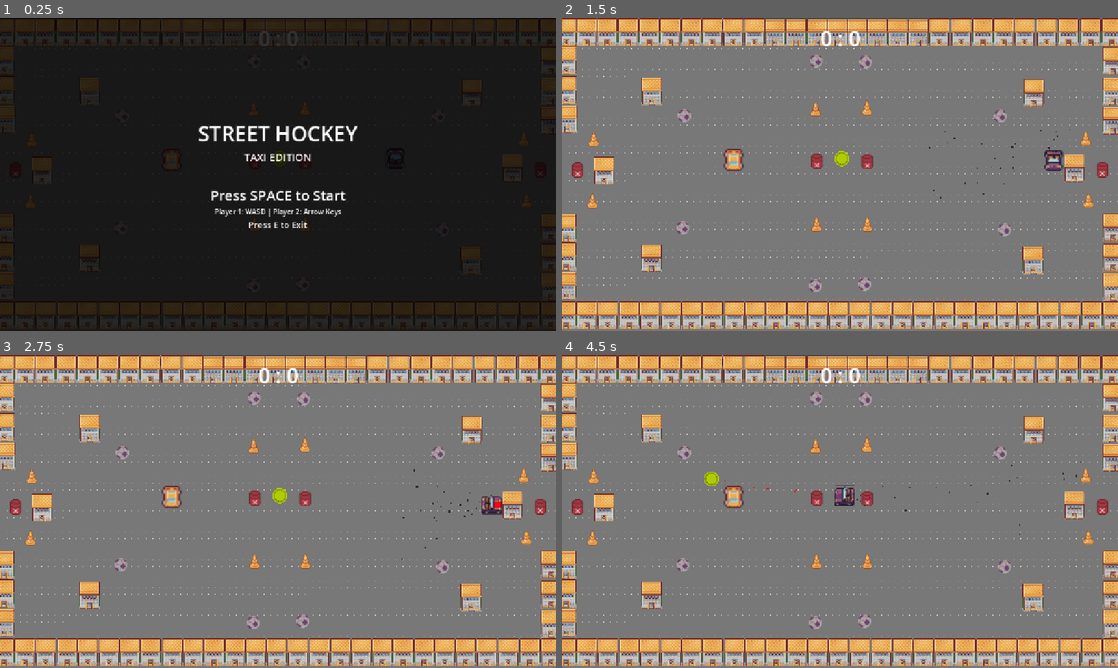
Above: before the commit, frames 1-4 (two rows, left to right).
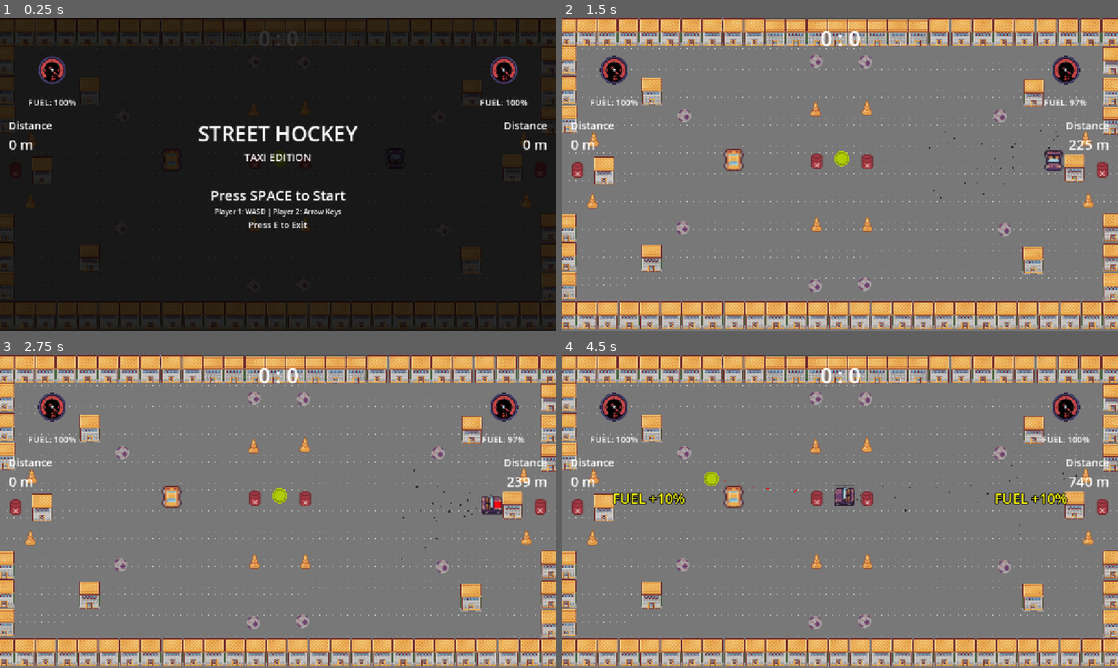
Above: after the commit, the same moments.

Repository: hudayiarici/street_hockey_godot
Game: Godot game, scene res://scenes/main.tscn
The game is run twice, just before and just after one commit, with the same random seed, the same clock (stepped at 60 frames per second) and the same inputs.
Inputs:
- Up to frame 1 (0.25 s): no input
- Up to frame 2 (1.5 s): tap Space at 0.5 s; hold Right (ui_right) 0.53-1.28 s; tap E (KEY_E) at 0.6, 1.35 s; tap Enter (ui_accept) at 0.77 s; hold Down (ui_down) from 1.28 s (still down)
- Up to frame 3 (2.75 s): tap Enter (ui_accept) at 1.52 s; release Down (ui_down) at 2.03 s; hold Right (ui_right) from 2.03 s (still down); tap E (KEY_E) at 2.1 s
- Up to frame 4 (4.5 s): release Right (ui_right) at 2.78 s; hold Up (ui_up) 2.78-3.53 s; tap E (KEY_E) at 2.85, 3.6, 4.35 s; tap Enter (ui_accept) at 3.02, 3.77 s; hold Left (ui_left) from 3.53 s (still down)

The runs differ from the first frame. In frame 1, 1.0% of the frame differs, in the area x 1-99%, y 12-43%; in frame 2, 1.2%; in frame 3, 1.2%; in frame 4, 1.9%, in the area x 1-99%, y 12-48%.

Commit message:
Update editor layout to set default selected bottom panel and adjust visibility of UI elements

Diff:
--- a/scenes/main.tscn
+++ b/scenes/main.tscn
@@ -361,19 +361,14 @@
 vertical_alignment = 1
 
 [node name="StartScreen" parent="." instance=ExtResource("12_start")]
-visible = false
 
 [node name="GameOverScreen" parent="." instance=ExtResource("13_gameover")]
-visible = false
 
 [node name="PauseMenu" parent="." instance=ExtResource("14_pause")]
-visible = false
 
 [node name="HUD_Player1" parent="." instance=ExtResource("15_hud")]
-visible = false
 
 [node name="HUD_Player2" parent="." instance=ExtResource("16_hud2")]
-visible = false
 
 [node name="House57" parent="." instance=ExtResource("8_choun")]
 position = Vector2(1220, 684)
